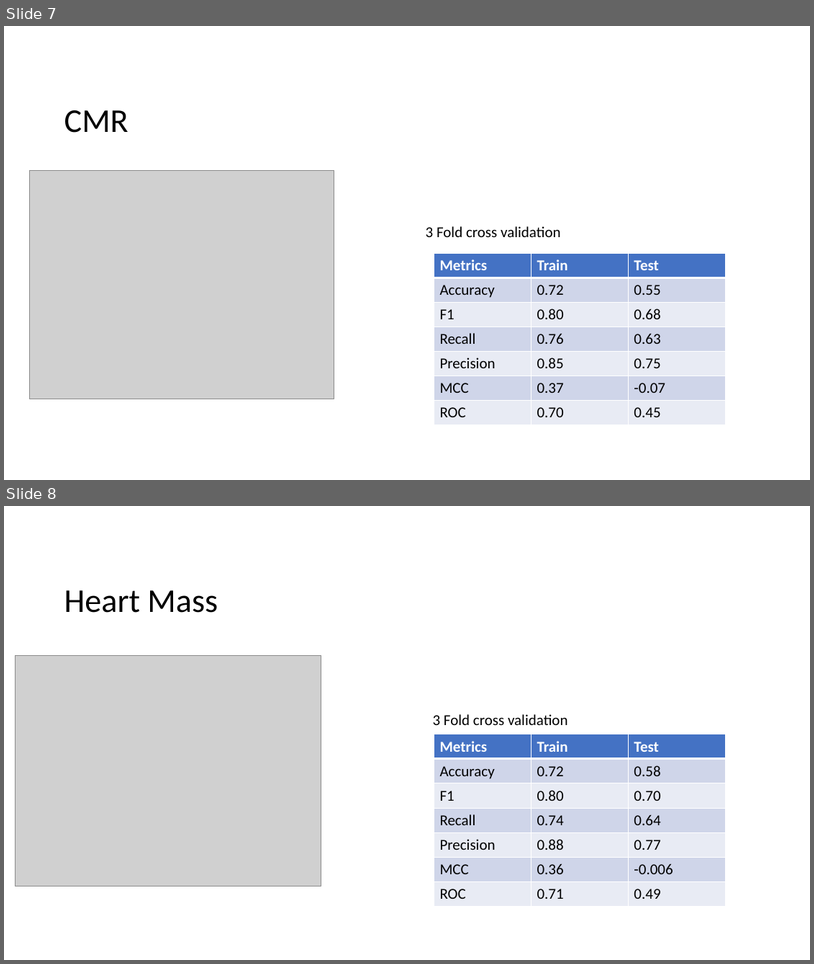
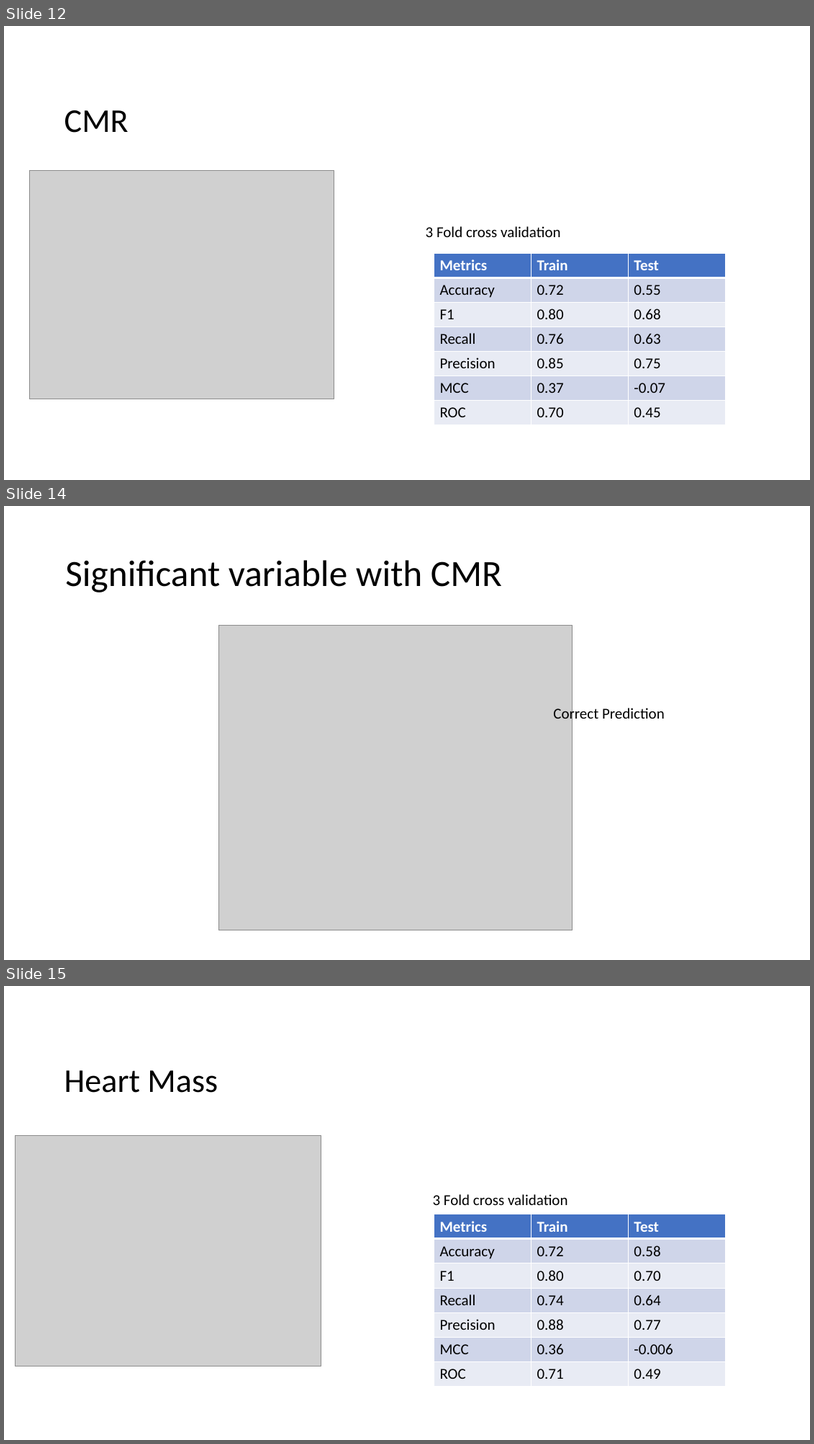
Before and after one commit to Crispae/CPR_data, a slide deck: NewCPRdata.pptx. Shown one above the other, each under a label of ours: slides 7 and 8 before the commit, slides 12, 14 and 15 after it; the slides between them are not shown. The pictures are 814x964 and 814x1444 pixels, drawn with LibreOffice and Linux fonts; fonts in the diff are those of the drawing; grey boxes stand for pictures. Boxes give left, top, right and bottom in pixels: in the first picture for what was removed or moved away, otherwise in the second. Text is boxed around its words. In the diff, an @@ line names an element or a change of style, - is before the commit and + after.

```diff
--- a/NewCPRdata.pptx
+++ b/NewCPRdata.pptx
@@ slide 14 added at bbox=[4, 506, 810, 960], background #FFFFFF @@
@@ title added at bbox=[65, 560, 502, 592], 44 pt, text #000000 @@
+Significant variable with CMR
@@ picture added at bbox=[219, 626, 573, 930] @@
@@ text added at bbox=[553, 706, 665, 723], 18 pt, text #000000 @@
+Correct Prediction
@@ what was slide 7 is now slide 12 @@
@@ what was slide 8 is now slide 15 @@
```
Also in this commit, not shown: 1 slide changed, 10 other slides added.
